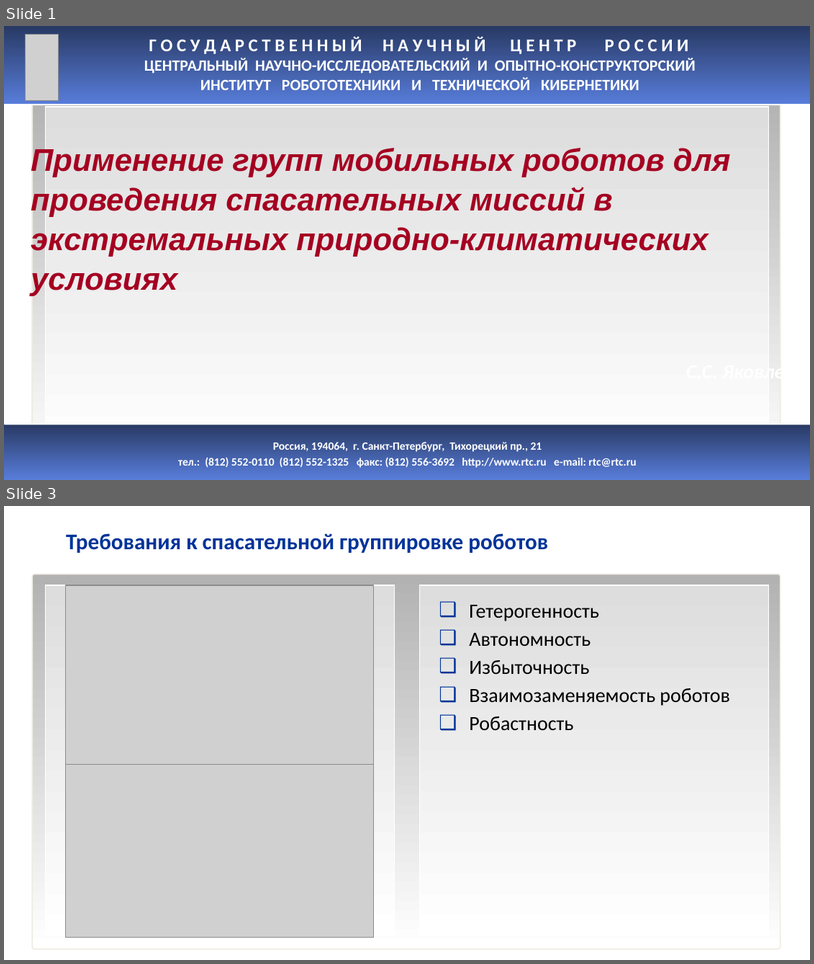
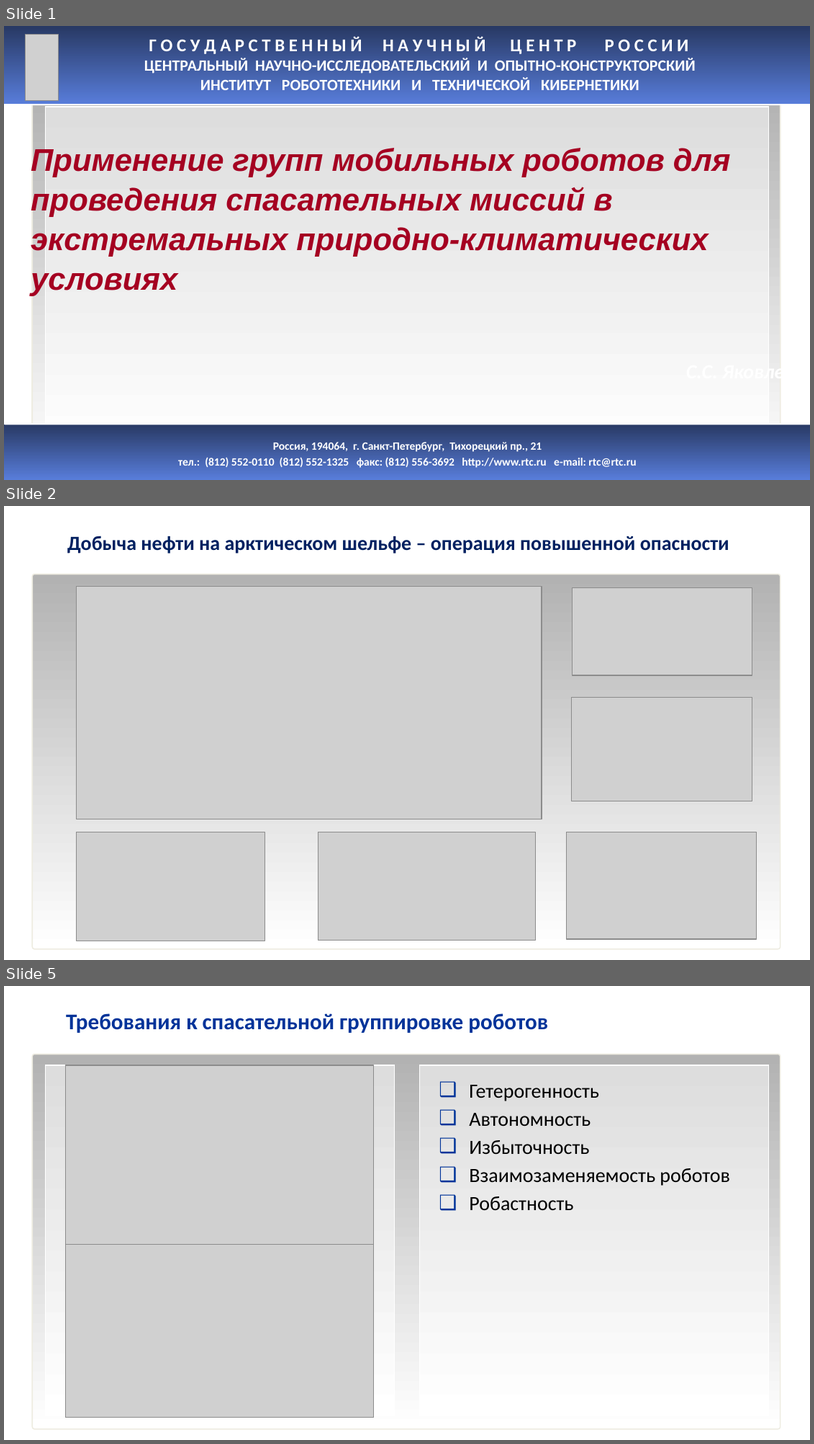
Before and after one commit to hellraptor/RescueRobots, a slide deck: MorskoySalon.pptx. Shown one above the other, each under a label of ours: slides 1 and 3 before the commit, slides 1, 2 and 5 after it; the slides between them are not shown. The pictures are 814x964 and 814x1444 pixels, drawn with LibreOffice and Linux fonts; fonts in the diff are those of the drawing; grey boxes stand for pictures; background and template pictures are left out. Boxes give left, top, right and bottom in pixels: in the first picture for what was removed or moved away, otherwise in the second. Text is boxed around its words. In the diff, an @@ line names an element or a change of style, - is before the commit and + after.

```diff
--- a/MorskoySalon.pptx
+++ b/MorskoySalon.pptx
@@ slide 2 added at (x1=4, y1=506, x2=810, y2=960), background #FFFFFF; not listed: 1 template element that a slide beside it also shows @@
@@ text added at (x1=67, y1=536, x2=730, y2=554), 18 pt, text #002060, bold @@
+Добыча нефти на арктическом шельфе – операция повышенной опасности
@@ picture added at (x1=77, y1=587, x2=542, y2=819) @@
@@ picture added at (x1=573, y1=587, x2=752, y2=675) @@
@@ picture added at (x1=571, y1=697, x2=752, y2=801) @@
@@ picture added at (x1=77, y1=831, x2=265, y2=941) @@
@@ picture added at (x1=319, y1=831, x2=535, y2=940) @@
@@ picture added at (x1=567, y1=831, x2=757, y2=939) @@
@@ what was slide 3 is now slide 5 @@
```
Also in this commit, not shown: 2 slides changed, 3 other slides added, 1 slide removed.
